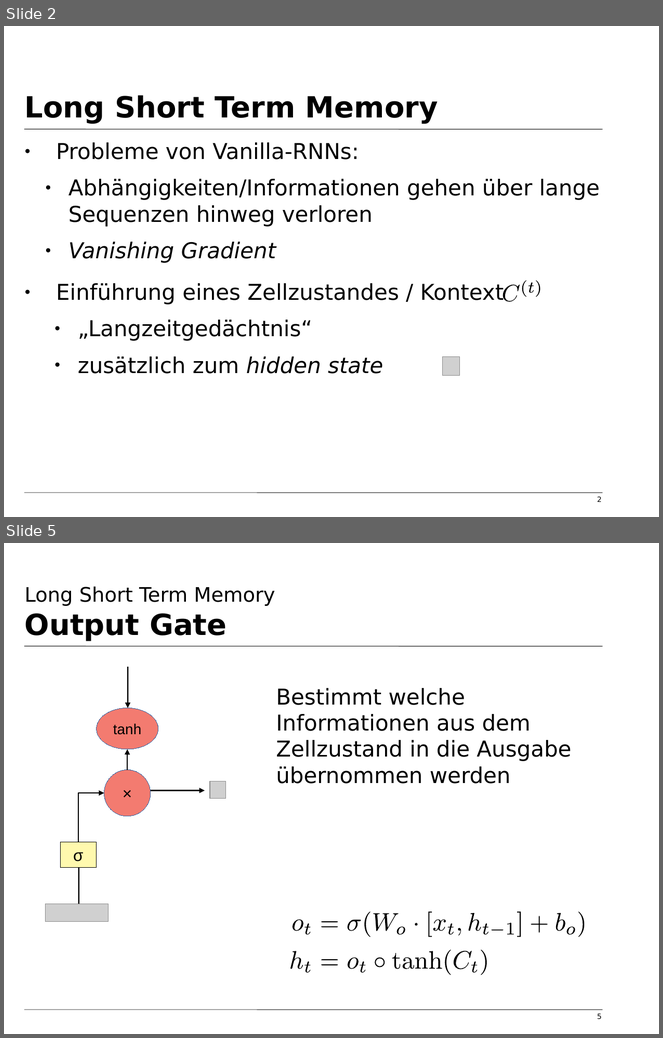
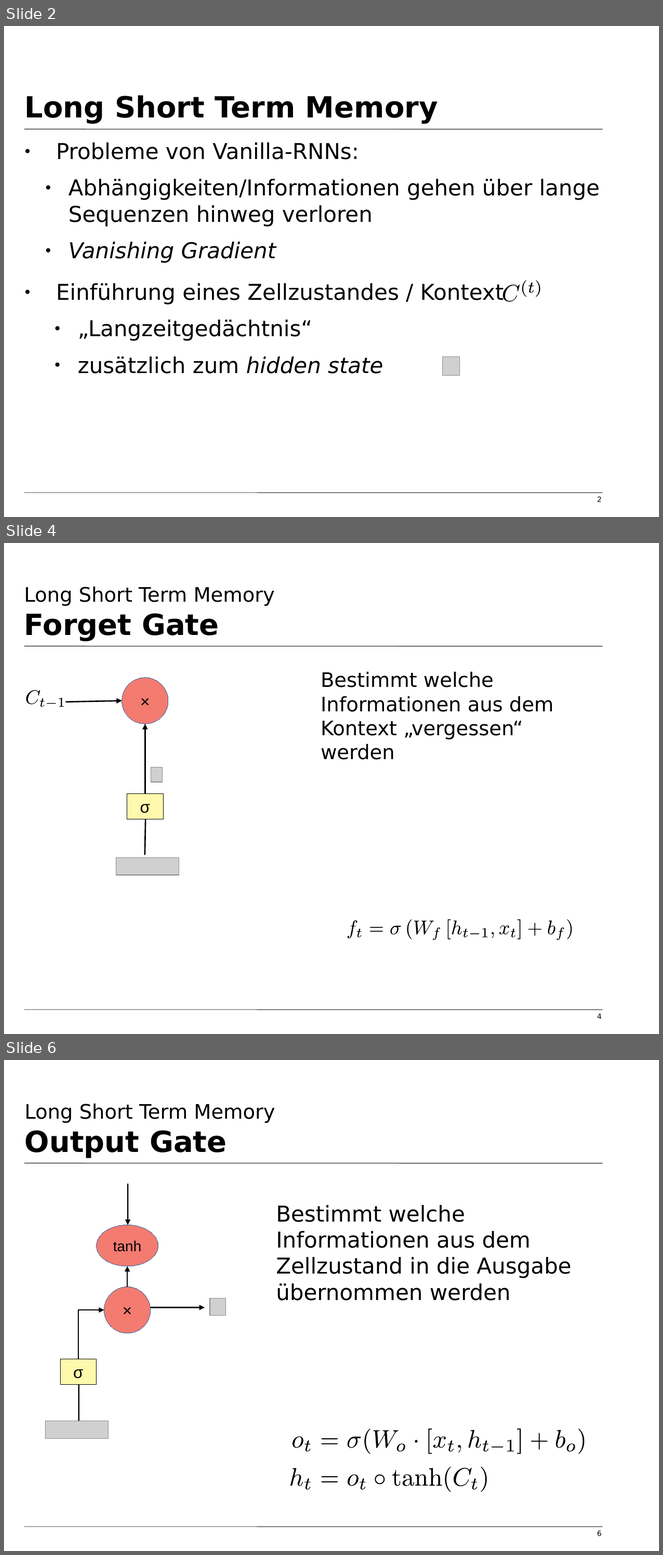
Before and after one commit to tfassbender/deep_learning_team_rnn, a slide deck: vorlesung/vorlesung_rnn_lstm_malte.odp. Shown one above the other, each under a label of ours: slides 2 and 5 before the commit, slides 2, 4 and 6 after it; the slides between them are not shown. The pictures are 663x1038 and 663x1555 pixels, drawn with LibreOffice and Linux fonts; fonts in the diff are those of the drawing; grey boxes stand for pictures; background and template pictures are left out. Boxes give left, top, right and bottom in pixels: in the first picture for what was removed or moved away, otherwise in the second. Text is boxed around its words. In the diff, an @@ line names an element or a change of style, - is before the commit and + after.

```diff
--- a/vorlesung/vorlesung_rnn_lstm_malte.odp
+++ b/vorlesung/vorlesung_rnn_lstm_malte.odp
@@ slide 4 added at (4, 543, 659, 1034), background #FFFFFF; not listed: 2 template elements that a slide beside it also shows @@
@@ title added at (24, 586, 275, 641), 22 pt, text #000000 @@
+Long Short Term Memory
+Forget Gate
@@ ellipse added at (122, 677, 168, 724), fill #F37B70, outline #3465A4 0 pt, 18 pt, text #000000 @@
+×
@@ text added at (321, 671, 554, 760), 22 pt, text #000000 @@
+Bestimmt welche Informationen aus dem Kontext „vergessen“ werden
@@ group added at (25, 691, 65, 708): 5 freeform shapes @@
@@ arrow added from (65, 702) to (122, 701), #000000 1.5 pt @@
@@ elbow arrow added from (145, 794) to (145, 724), #000000 1.5 pt @@
@@ picture added at (151, 768, 163, 783) @@
@@ rectangle added at (127, 794, 163, 820), fill #FFF9AE, outline #000000 0 pt, 18 pt, text #000000 @@
+σ
@@ line added from (145, 855) to (145, 819), #000000 1.5 pt @@
@@ picture added at (116, 858, 179, 875) @@
@@ group added at (347, 919, 574, 941): 21 freeform shapes @@
@@ page number added at (597, 1014, 602, 1019), 8 pt, text #000000 @@
+4
@@ what was slide 5 is now slide 6 @@
@@ page number at (597, 1531, 602, 1537): text changed @@
-5
+6
```
Also in this commit, not shown: 8 slides changed, 3 other files.
